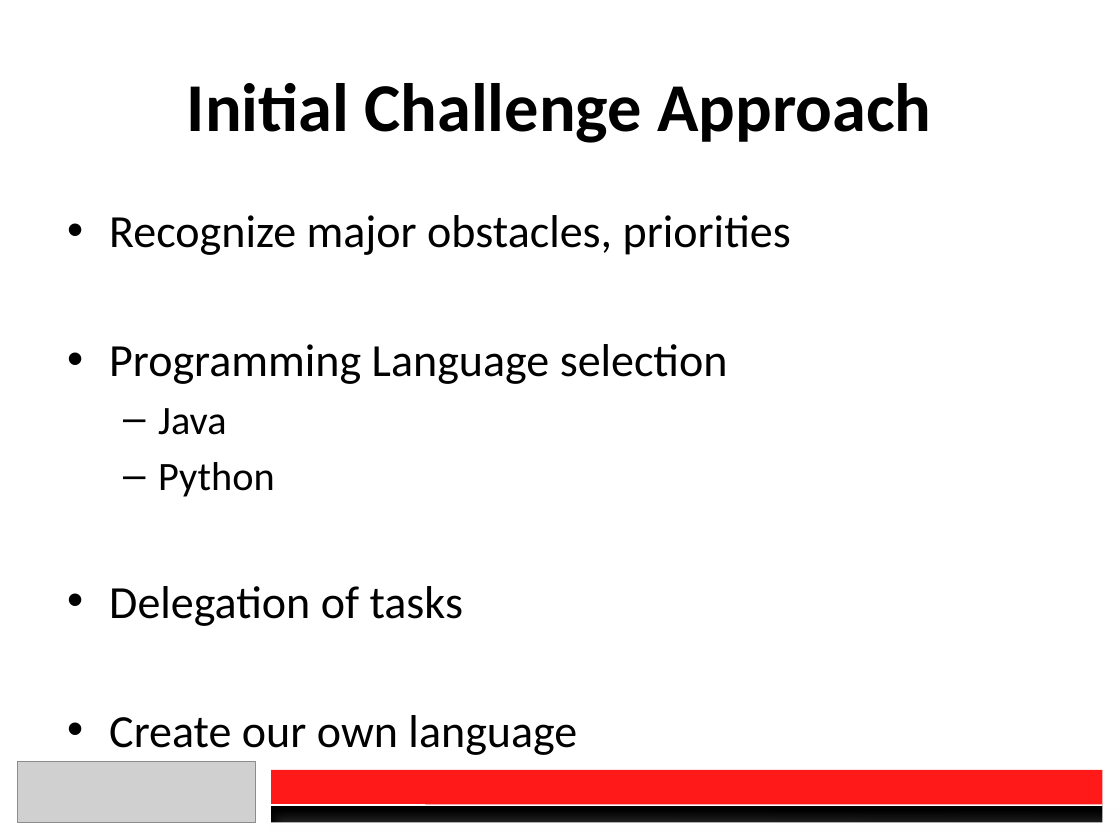
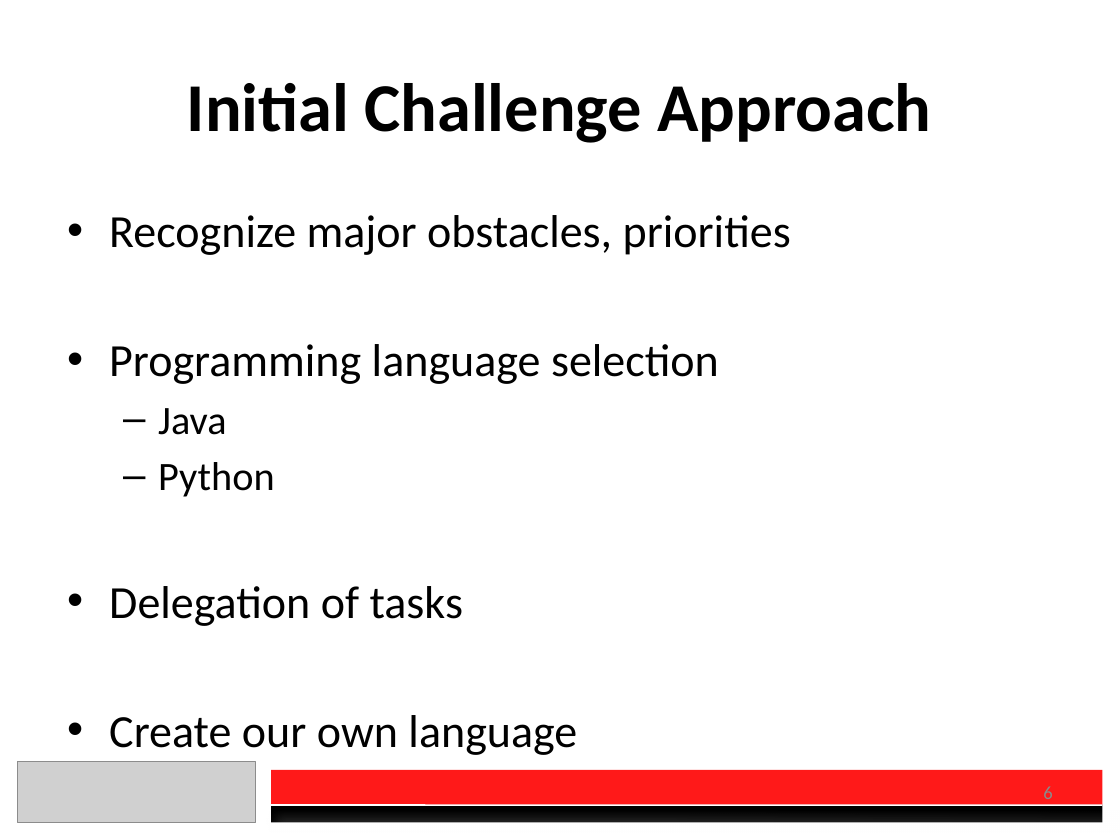
Before and after one commit to charberg/OEC2016, a slide deck: slide 6 of Presentation.pptx. Drawn at 1120x840 pixels with LibreOffice and Linux fonts; fonts in the diff are those of the drawing; grey boxes stand for pictures. Boxes give left, top, right and bottom in pixels: in the first picture for what was removed or moved away, otherwise in the second. Text is boxed around its words. In the diff, an @@ line names an element or a change of style, - is before the commit and + after.

```diff
--- a/Presentation.pptx
+++ b/Presentation.pptx
@@ text at <box>109,344,719,384</box>: text changed @@
-• Programming Language selection
+• Programming language selection
@@ page number added at <box>1043,786,1052,805</box>, 12 pt, text #8C8C8C @@
+6
```
Also in this commit, not shown: 8 other slides changed, 2 other files.
